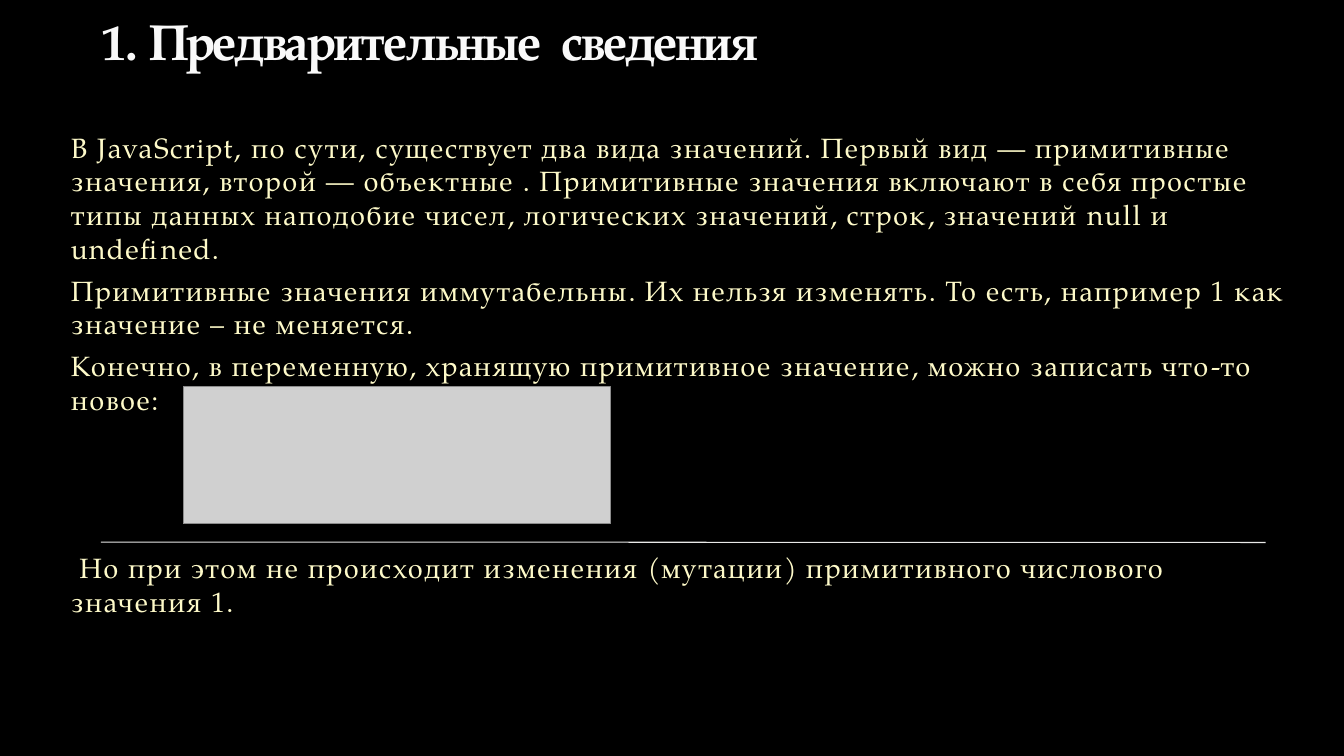
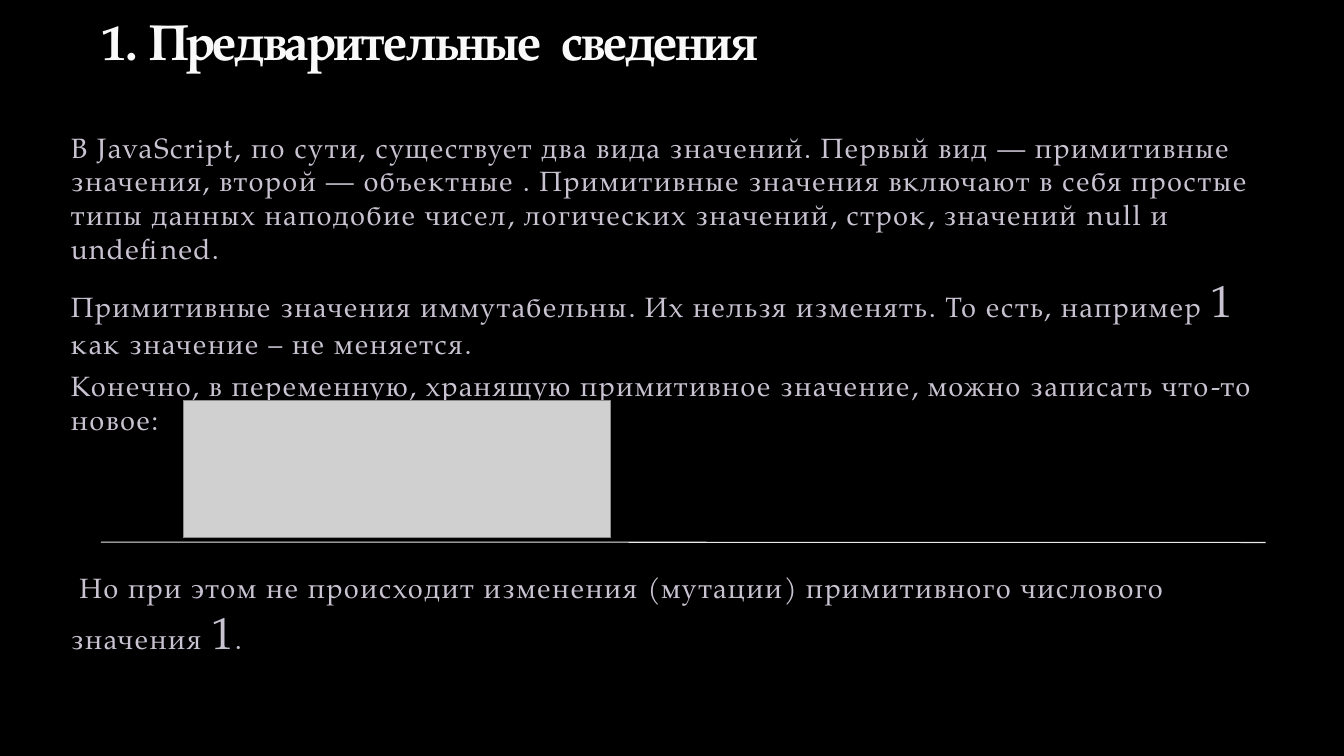
Before and after one commit to Vovan1608/internship, a slide deck: slide 3 of Symbol type.pptx. Drawn at 1344x756 pixels with LibreOffice and Linux fonts; fonts in the diff are those of the drawing; grey boxes stand for pictures; background and template pictures are left out. Boxes give left, top, right and bottom in pixels: in the first picture for what was removed or moved away, otherwise in the second. Text is boxed around its words. In the diff, an @@ line names an element or a change of style, - is before the commit and + after.

```diff
--- a/Symbol type.pptx
+++ b/Symbol type.pptx
@@ text "В JavaScript, по сути, существует ..." at [71,138,1251,650]: text colour #FEFAC9 to #C9C2D1; size 20 to 32 pt in "1", "1." @@
@@ picture: place and size @@
-picture at [184,386,611,523]
+picture at [184,400,611,537]
```
Also in this commit, not shown: 2 other slides changed, 9 slides added.
